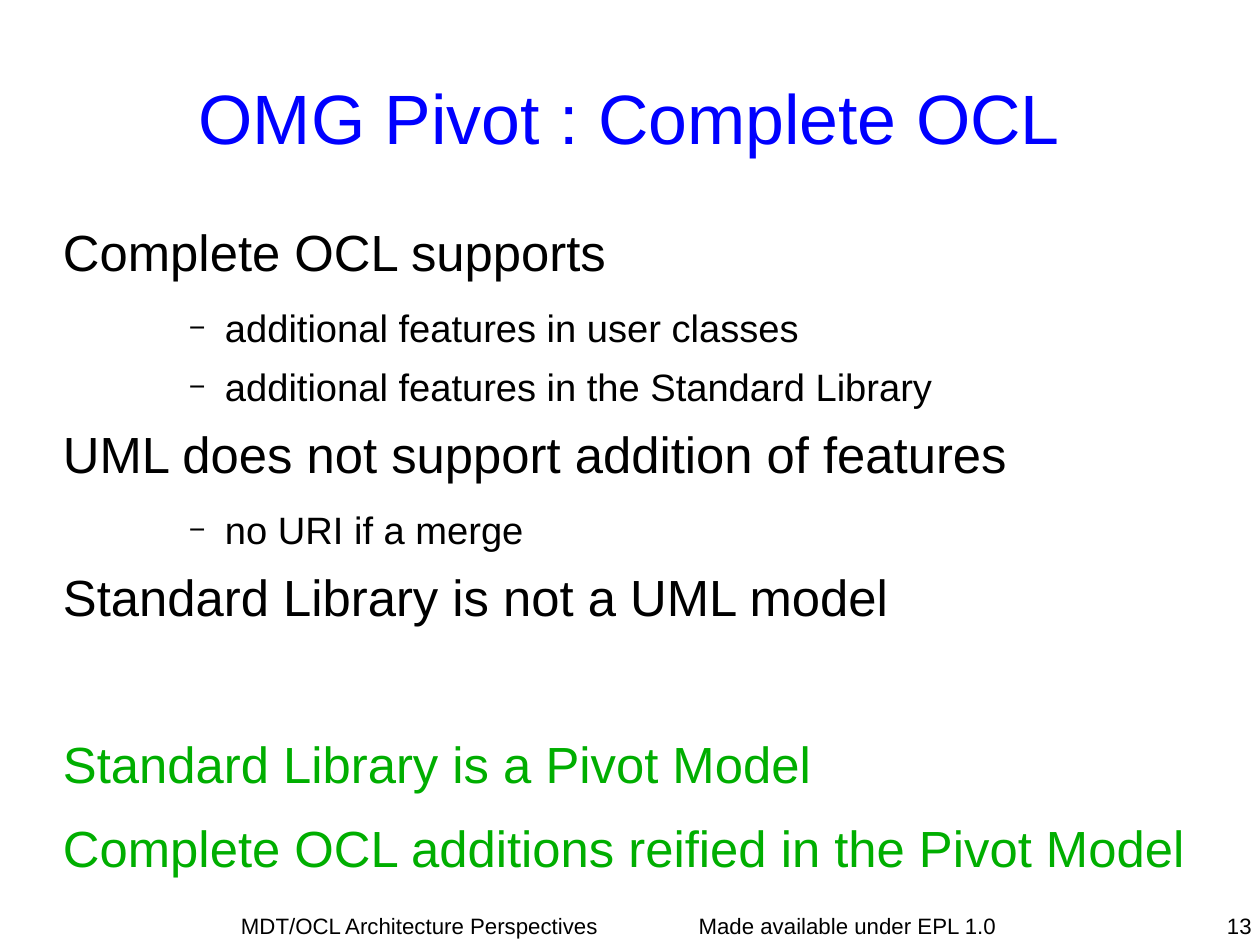
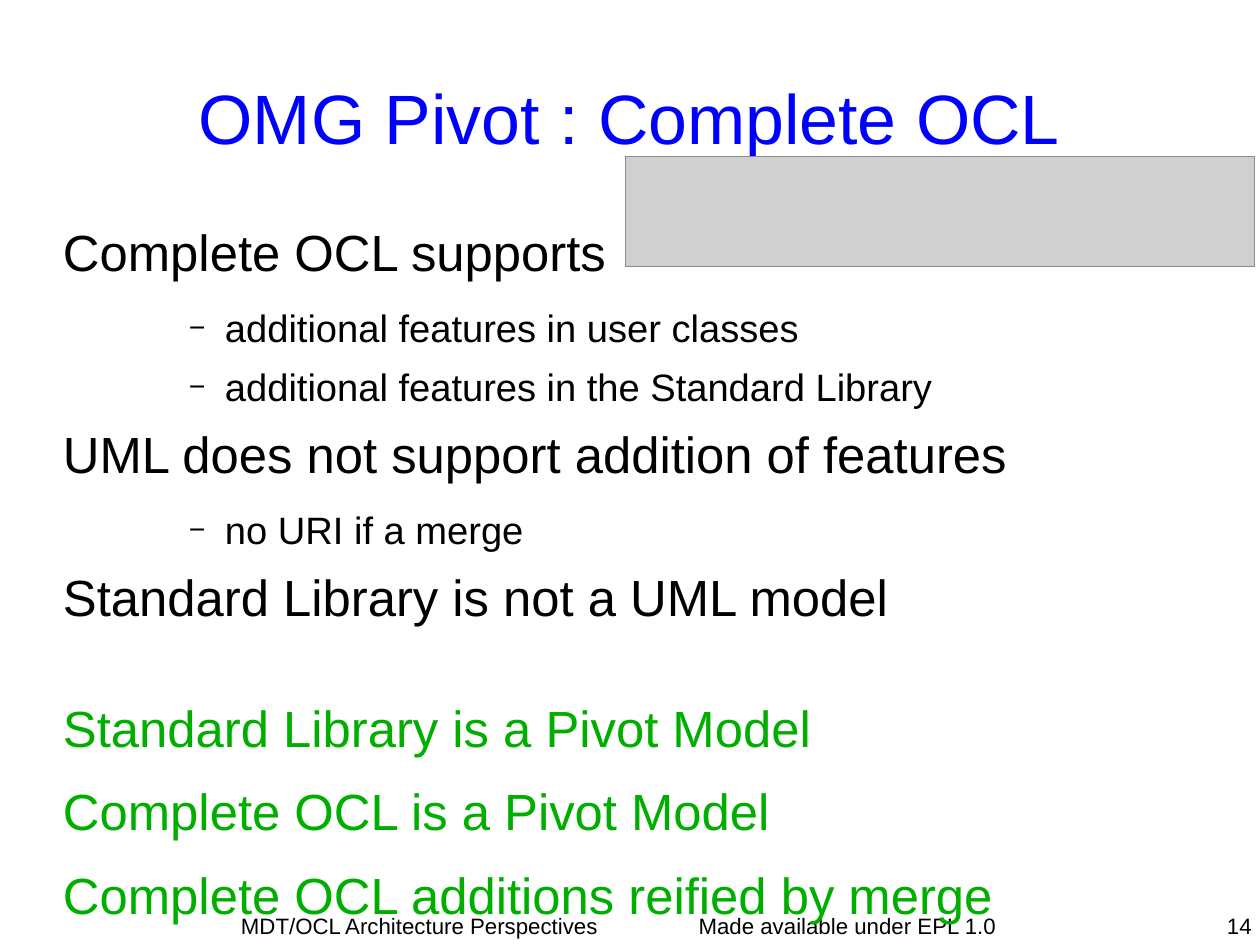
Before and after one commit to eclipse-ocl/ocl-website, a slide deck: slide 14 of ocl/docs/publications/Dresden2010Visit/DresdenVisit.odp (slide 13 before the commit). Drawn at 1260x945 pixels with LibreOffice and Linux fonts; fonts in the diff are those of the drawing; grey boxes stand for pictures. Boxes give left, top, right and bottom in pixels: in the first picture for what was removed or moved away, otherwise in the second. Text is boxed around its words. In the diff, an @@ line names an element or a change of style, - is before the commit and + after.

```diff
--- a/ocl/docs/publications/Dresden2010Visit/DresdenVisit.odp
+++ b/ocl/docs/publications/Dresden2010Visit/DresdenVisit.odp
@@ picture added at [627, 157, 1255, 266] @@
@@ text at [63, 793, 992, 924]: text changed @@
-Complete OCL additions reified in the Pivot Model
+Complete OCL is a Pivot Model
+Complete OCL additions reified by merge
@@ page number at [1227, 918, 1252, 934]: text changed @@
-13
+14
```
Also in this commit, not shown: 11 other slides changed, 9 slides added, 2 slides removed.
